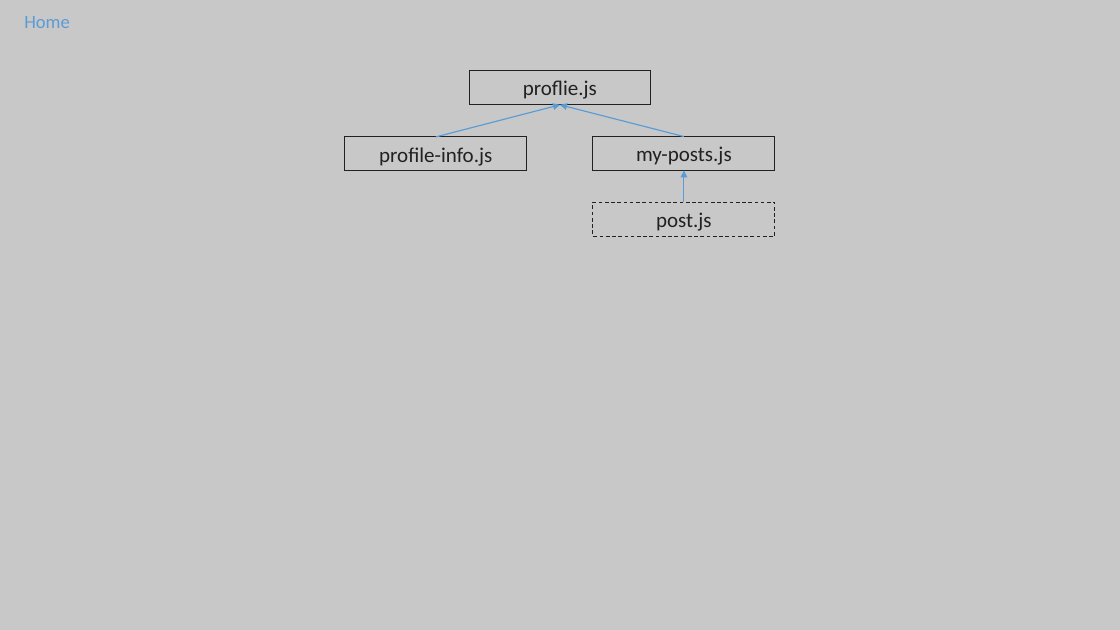
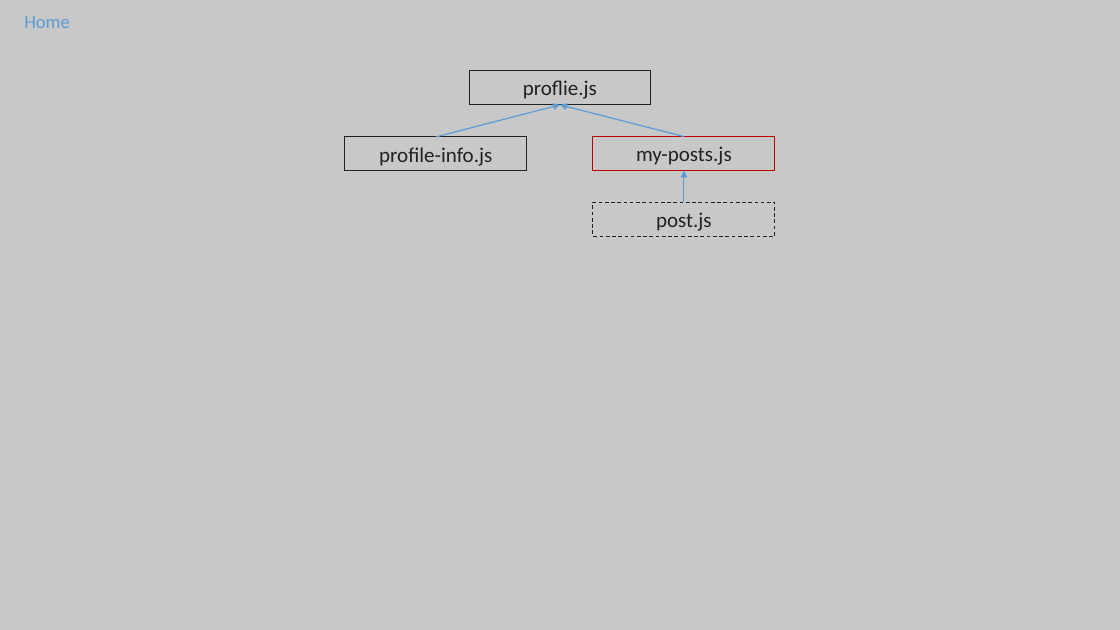
Before and after one commit to Mikayel-Saroy/Social-Network, a slide deck: slide 3 of src/assets/social-network.pptx. Drawn at 1120x630 pixels with LibreOffice and Linux fonts; fonts in the diff are those of the drawing. Boxes give left, top, right and bottom in pixels: in the first picture for what was removed or moved away, otherwise in the second. Text is boxed around its words. In the diff, an @@ line names an element or a change of style, - is before the commit and + after.

```diff
--- a/src/assets/social-network.pptx
+++ b/src/assets/social-network.pptx
@@ rectangle "my-posts.js" at <box>593,137,776,171</box>: outline #212121 0.75 pt to #C00000 0.75 pt @@
```
Also in this commit, not shown: 2 other slides changed, 6 other files.
